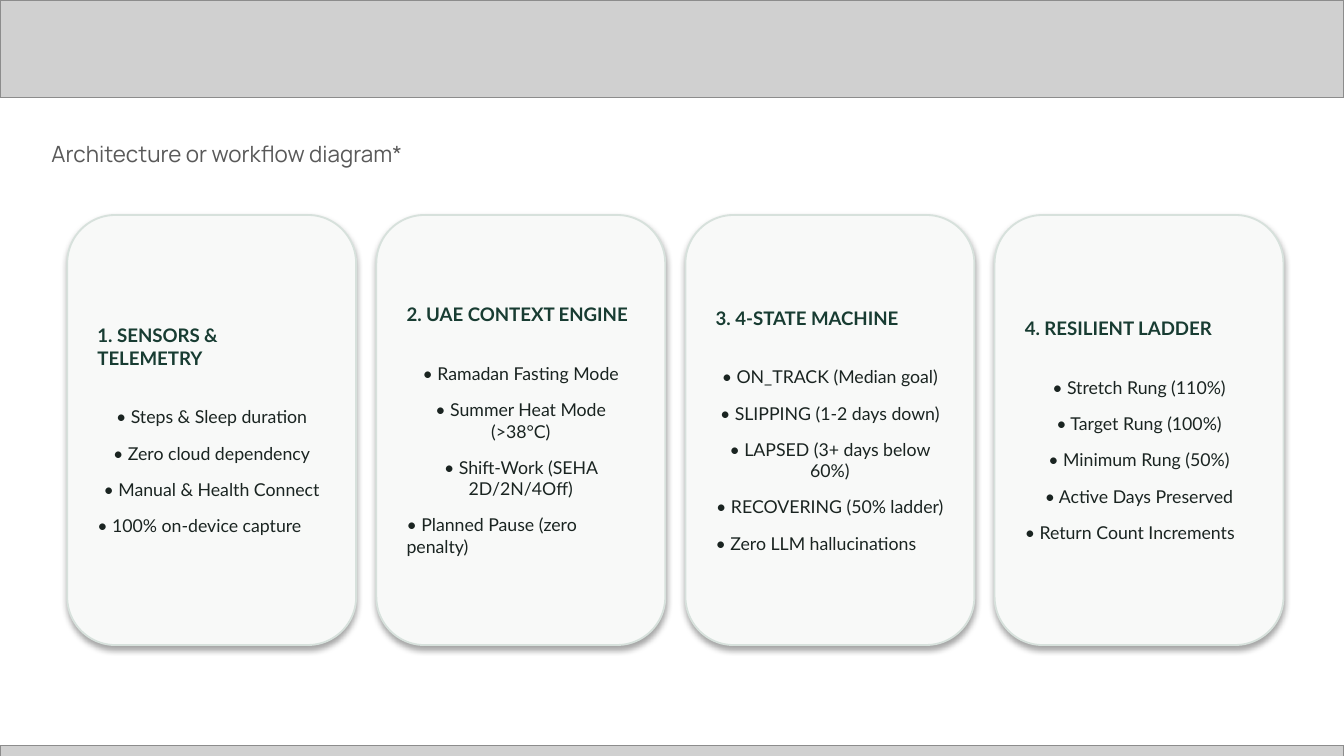
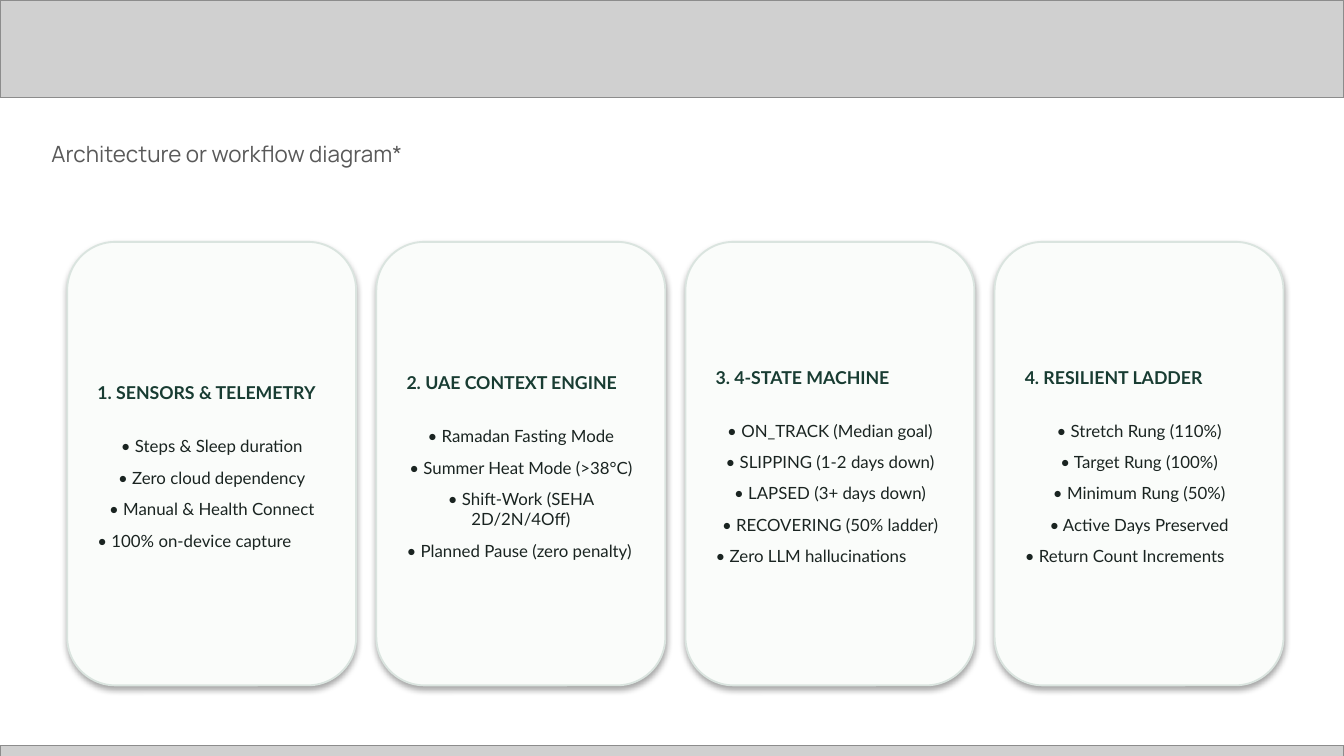
Before and after one commit to misterA-2406/well-sync, a slide deck: slide 4 of docs/WellSync_Future_Health_Submission_Pitch_Deck.pptx. Drawn at 1344x756 pixels with LibreOffice and Linux fonts; fonts in the diff are those of the drawing; grey boxes stand for pictures. Boxes give left, top, right and bottom in pixels: in the first picture for what was removed or moved away, otherwise in the second. Text is boxed around its words. In the diff, an @@ line names an element or a change of style, - is before the commit and + after.

```diff
--- a/docs/WellSync_Future_Health_Submission_Pitch_Deck.pptx
+++ b/docs/WellSync_Future_Health_Submission_Pitch_Deck.pptx
@@ rounded rectangle "1. SENSORS & TELEMETRY" resized from (x1=67, y1=215, x2=356, y2=645) to (x1=67, y1=242, x2=356, y2=685) @@
@@ rounded rectangle "1. SENSORS & TELEMETRY" at (x1=67, y1=242, x2=356, y2=685): size 10 to 9.5 pt in "1. SENSORS & TELEMETRY"; size 9.5 to 9 pt in "• Steps & Sleep duration • Zero ..."; less space between paragraphs; fill #F8F9F8 to #FAFCFA; outline #D7E1DC 1 pt to #DAE4DF 1 pt @@
@@ rounded rectangle "2. UAE CONTEXT ENGINE" resized from (x1=376, y1=215, x2=665, y2=645) to (x1=376, y1=242, x2=665, y2=685) @@
@@ rounded rectangle "2. UAE CONTEXT ENGINE" at (x1=376, y1=242, x2=665, y2=685): size 10 to 9.5 pt in "2. UAE CONTEXT ENGINE"; size 9.5 to 9 pt in "• Ramadan Fasting Mode • Summer Heat ..."; less space between paragraphs; fill #F8F9F8 to #FAFCFA; outline #D7E1DC 1 pt to #DAE4DF 1 pt @@
@@ rounded rectangle "3. 4-STATE MACHINE" resized from (x1=685, y1=215, x2=974, y2=645) to (x1=685, y1=242, x2=974, y2=685) @@
@@ rounded rectangle "3. 4-STATE MACHINE" at (x1=685, y1=242, x2=974, y2=685): fill #F8F9F8 to #FAFCFA; outline #D7E1DC 1 pt to #DAE4DF 1 pt @@
@@ rounded rectangle "4. RESILIENT LADDER" resized from (x1=995, y1=215, x2=1284, y2=645) to (x1=995, y1=242, x2=1284, y2=685) @@
@@ rounded rectangle "4. RESILIENT LADDER" at (x1=995, y1=242, x2=1284, y2=685): size 10 to 9.5 pt in "4. RESILIENT LADDER"; size 9.5 to 9 pt in "• Stretch Rung (110%) • Target Rung ..."; less space between paragraphs; fill #F8F9F8 to #FAFCFA; outline #D7E1DC 1 pt to #DAE4DF 1 pt @@
@@ text in rounded rectangle at (x1=716, y1=371, x2=889, y2=384): size 10 to 9.5 pt in "3. 4-STATE MACHINE"; less space between paragraphs @@
@@ text in rounded rectangle at (x1=730, y1=424, x2=938, y2=562): text changed; size 9.5 to 9 pt @@
-• ON_TRACK (Median goal)
-• SLIPPING (1-2 days down)
-• LAPSED (3+ days below 60%)
-• RECOVERING (50% ladder)
-• Zero LLM hallucinations
+• ON_TRACK (Median goal)
+• SLIPPING (1-2 days down)
+• LAPSED (3+ days down)
+• RECOVERING (50% ladder)
+• Zero LLM hallucinations
```
Also in this commit, not shown: 15 other slides changed, 2 other files.
